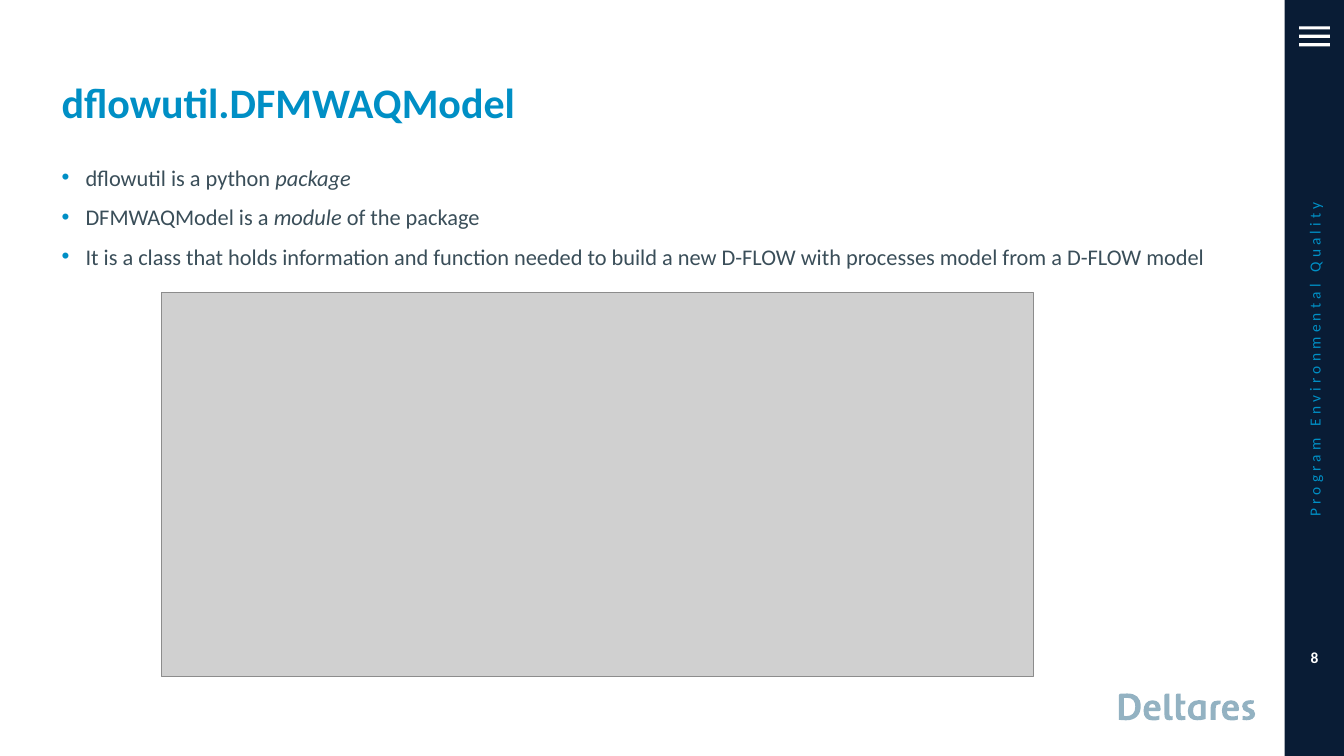
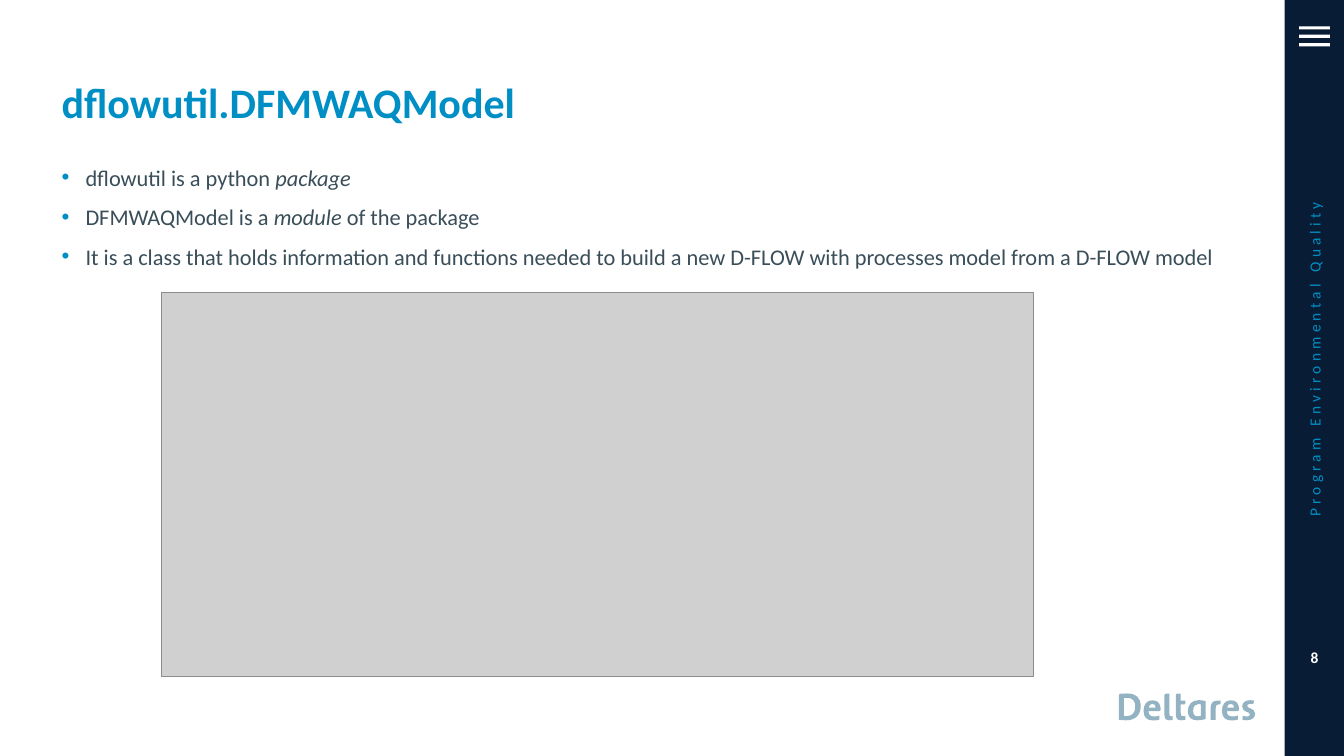
Before and after one commit to RSchueder/dflowutil, a slide deck: slide 8 of DFMWAQ_with_python.pptx. Drawn at 1344x756 pixels with LibreOffice and Linux fonts; fonts in the diff are those of the drawing; grey boxes stand for pictures; background and template pictures are left out. Boxes give left, top, right and bottom in pixels: in the first picture for what was removed or moved away, otherwise in the second. Text is boxed around its words. In the diff, an @@ line names an element or a change of style, - is before the commit and + after.

```diff
--- a/DFMWAQ_with_python.pptx
+++ b/DFMWAQ_with_python.pptx
@@ text at box(86, 249, 1213, 269): text changed @@
-• It is a class that holds information and function needed to build a new D-FLOW with processes model from a D-FLOW model
+• It is a class that holds information and functions needed to build a new D-FLOW with processes model from a D-FLOW model
```
Also in this commit, not shown: 14 other slides changed, 3 slides added, 6 other files.
